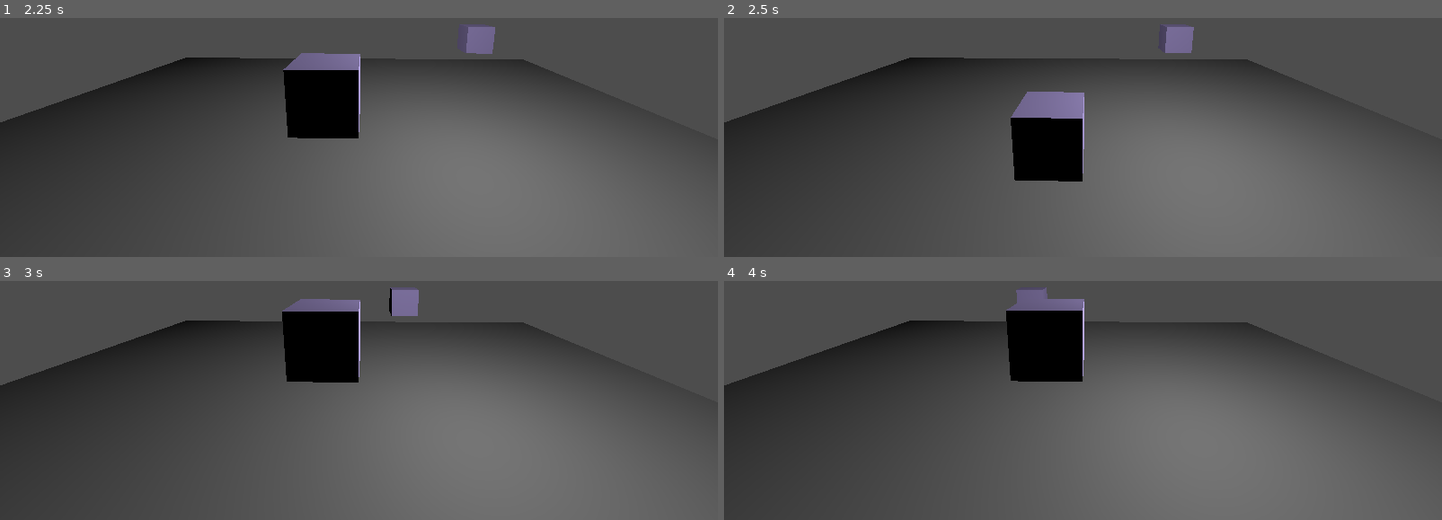
Above: before the commit, frames 1-4 (two rows, left to right).
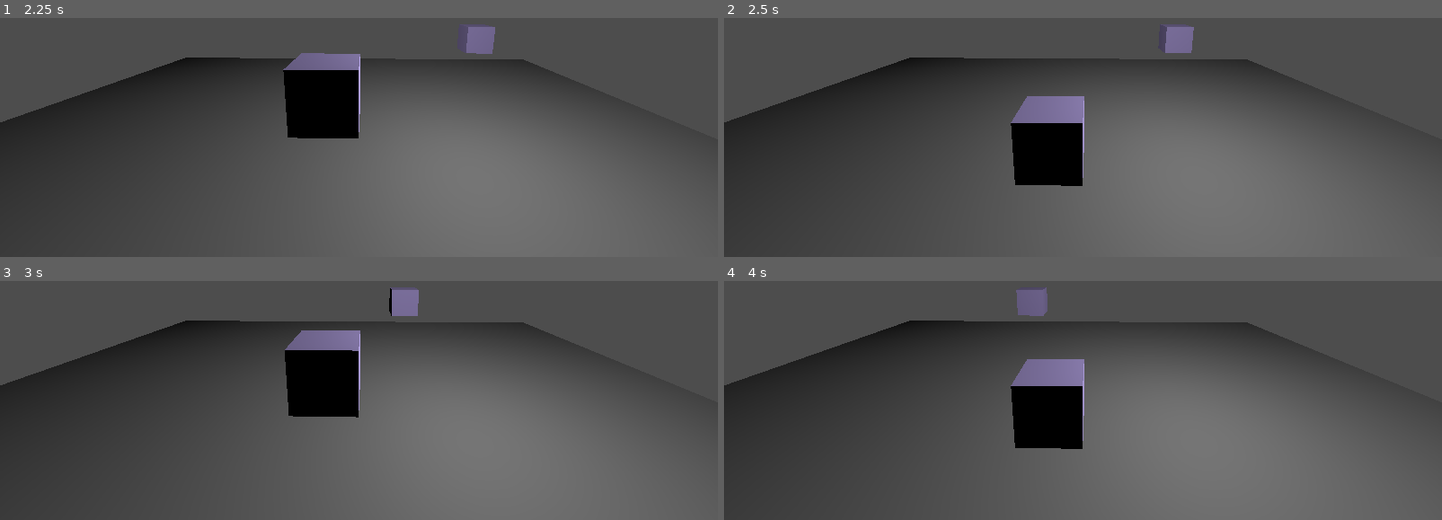
Above: after the commit, the same moments.

Repository: XnoahR/3DGodot
Game: Godot game, scene res://Scenes/Scene08/kinematic.tscn
The game is run twice, just before and just after one commit, with the same random seed, the same clock (stepped at 60 frames per second) and the same inputs. This scene is started directly instead of the project's main scene.
Inputs:
- Up to frame 1 (2.25 s): tap Enter (ui_accept) at 0.5, 1.35, 1.52, 1.82 s; hold Right (ui_right) 0.53-1.28 s; hold Enter (ui_accept) 0.53-1.28 s; hold Down (ui_down) 1.28-2.03 s; hold Right (ui_right) from 2.03 s (still down); hold Enter (ui_accept) from 2.03 s (still down)
- Up to frame 2 (2.5 s): keep holding Right (ui_right); keep holding Enter (ui_accept)
- Up to frame 3 (3 s): release Right (ui_right) at 2.78 s; release Enter (ui_accept) at 2.78 s; hold Up (ui_up) from 2.78 s (still down); tap Enter (ui_accept) at 2.85 s
- Up to frame 4 (4 s): tap Enter (ui_accept) at 3.02, 3.32 s; release Up (ui_up) at 3.53 s; hold Left (ui_left) from 3.53 s (still down); hold Enter (ui_accept) from 3.53 s (still down)

Frame 1 is identical in both runs. In frame 2, 0.6% of the frame differs, in the area x 39-51%, y 30-71%; in frame 3, 3.7%; in frame 4, 6.2%, in the area x 39-51%, y 7-71%.

Commit message:
C10 - Area3D, SpaceOverride, Area check

Diff:
--- a/Scenes/Scene08/Box.gd
+++ b/Scenes/Scene08/Box.gd
@@ -5,7 +5,7 @@
 func _physics_process(delta):
 	if(!is_on_floor()):
 		velocity.y -= gravity*delta
-	elif(Input.is_action_pressed("ui_accept")):
+	elif(Input.is_action_just_pressed("ui_accept")):
 		velocity.y = 4.5
 
 	move_and_slide()
--- /dev/null
+++ b/Scenes/Scene09/Area3D.gd
@@ -0,0 +1,12 @@
+extends Area3D
+
+
+
+func _on_body_entered(body):
+	print(str(body.name) + " Enter")
+	pass # Replace with function body.
+
+
+func _on_body_exited(body):
+	print(str(body.name) + " Exit")
+	pass # Replace with function body.
--- /dev/null
+++ b/Scenes/Scene09/area.tscn
@@ -0,0 +1,98 @@
+[gd_scene load_steps=10 format=3 uid="uid://b3un04uuf05m8"]
+
+[ext_resource type="Script" path="res://Scenes/Scene09/Area3D.gd" id="1_ln2vd"]
+
+[sub_resource type="BoxShape3D" id="BoxShape3D_7y4pf"]
+size = Vector3(15, 0.15, 15)
+
+[sub_resource type="PlaneMesh" id="PlaneMesh_b5kma"]
+size = Vector2(15, 15)
+
+[sub_resource type="StandardMaterial3D" id="StandardMaterial3D_cpr33"]
+albedo_color = Color(0.301961, 0.854902, 0.580392, 1)
+
+[sub_resource type="SphereMesh" id="SphereMesh_kjaal"]
+material = SubResource("StandardMaterial3D_cpr33")
+
+[sub_resource type="SphereShape3D" id="SphereShape3D_e0r8a"]
+
+[sub_resource type="StandardMaterial3D" id="StandardMaterial3D_i33ps"]
+albedo_color = Color(1, 0.0980392, 0.513726, 1)
+
+[sub_resource type="QuadMesh" id="QuadMesh_ynj5c"]
+material = SubResource("StandardMaterial3D_i33ps")
+
+[sub_resource type="BoxShape3D" id="BoxShape3D_m6431"]
+
+[node name="Area" type="Node3D"]
+
+[node name="StaticBody3D" type="StaticBody3D" parent="."]
+
+[node name="CollisionShape3D" type="CollisionShape3D" parent="StaticBody3D"]
+shape = SubResource("BoxShape3D_7y4pf")
+
+[node name="MeshInstance3D" type="MeshInstance3D" parent="StaticBody3D"]
+mesh = SubResource("PlaneMesh_b5kma")
+
+[node name="RigidBody3D" type="RigidBody3D" parent="."]
+transform = Transform3D(1, 0, 0, 0, 1, 0, 0, 0, 1, -2, 2, 0)
+
+[node name="MeshInstance3D" type="MeshInstance3D" parent="RigidBody3D"]
+mesh = SubResource("SphereMesh_kjaal")
+
+[node name="CollisionShape3D" type="CollisionShape3D" parent="RigidBody3D"]
+shape = SubResource("SphereShape3D_e0r8a")
+
+[node name="RigidBody3D2" type="RigidBody3D" parent="."]
+transform = Transform3D(1, 0, 0, 0, 1, 0, 0, 0, 1, 0, 2, -2)
+
+[node name="MeshInstance3D" type="MeshInstance3D" parent="RigidBody3D2"]
+mesh = SubResource("SphereMesh_kjaal")
+
+[node name="CollisionShape3D" type="CollisionShape3D" parent="RigidBody3D2"]
+shape = SubResource("SphereShape3D_e0r8a")
+
+[node name="RigidBody3D3" type="RigidBody3D" parent="."]
+transform = Transform3D(1, 0, 0, 0, 1, 0, 0, 0, 1, 2, 2, 0)
+
+[node name="MeshInstance3D" type="MeshInstance3D" parent="RigidBody3D3"]
+mesh = SubResource("SphereMesh_kjaal")
+
+[node name="CollisionShape3D" type="CollisionShape3D" parent="RigidBody3D3"]
+shape = SubResource("SphereShape3D_e0r8a")
+
+[node name="RigidBody3D4" type="RigidBody3D" parent="."]
+transform = Transform3D(1, 0, 0, 0, 1, 0, 0, 0, 1, -0.144289, 2, 2)
+
+[node name="MeshInstance3D" type="MeshInstance3D" parent="RigidBody3D4"]
+mesh = SubResource("SphereMesh_kjaal")
+
+[node name="CollisionShape3D" type="CollisionShape3D" parent="RigidBody3D4"]
+shape = SubResource("SphereShape3D_e0r8a")
+
+[node name="SpotLight3D" type="SpotLight3D" parent="."]
+transform = Transform3D(1, 0, 0, 0, -4.37114e-08, 1, 0, -1, -4.37114e-08, 0, 8.60866, 0)
+light_color = Color(0.501961, 1, 1, 1)
+light_energy = 1.632
+spot_range = 4096.0
+
+[node name="Camera3D" type="Camera3D" parent="."]
+transform = Transform3D(-0.901816, -0.284656, 0.325112, 0, 0.752367, 0.658744, -0.432119, 0.594066, -0.678497, 1.71622, 4.1383, -2.98246)
+
+[node name="Area3D" type="Area3D" parent="."]
+transform = Transform3D(-4.37114e-08, 0, 1, 0, 1, 0, -1, 0, -4.37114e-08, -2.15354, 0.786845, -0.0740917)
+gravity_space_override = 3
+gravity_point_center = Vector3(0, 1, 0)
+gravity_direction = Vector3(0, 1, 0)
+gravity = 2.0
+script = ExtResource("1_ln2vd")
+
+[node name="MeshInstance3D" type="MeshInstance3D" parent="Area3D"]
+transform = Transform3D(1, 0, 0, 0, 1, 0, 0, 0, 1, 0, 0, -0.431233)
+mesh = SubResource("QuadMesh_ynj5c")
+
+[node name="CollisionShape3D" type="CollisionShape3D" parent="Area3D"]
+shape = SubResource("BoxShape3D_m6431")
+
+[connection signal="body_entered" from="Area3D" to="Area3D" method="_on_body_entered"]
+[connection signal="body_exited" from="Area3D" to="Area3D" method="_on_body_exited"]
